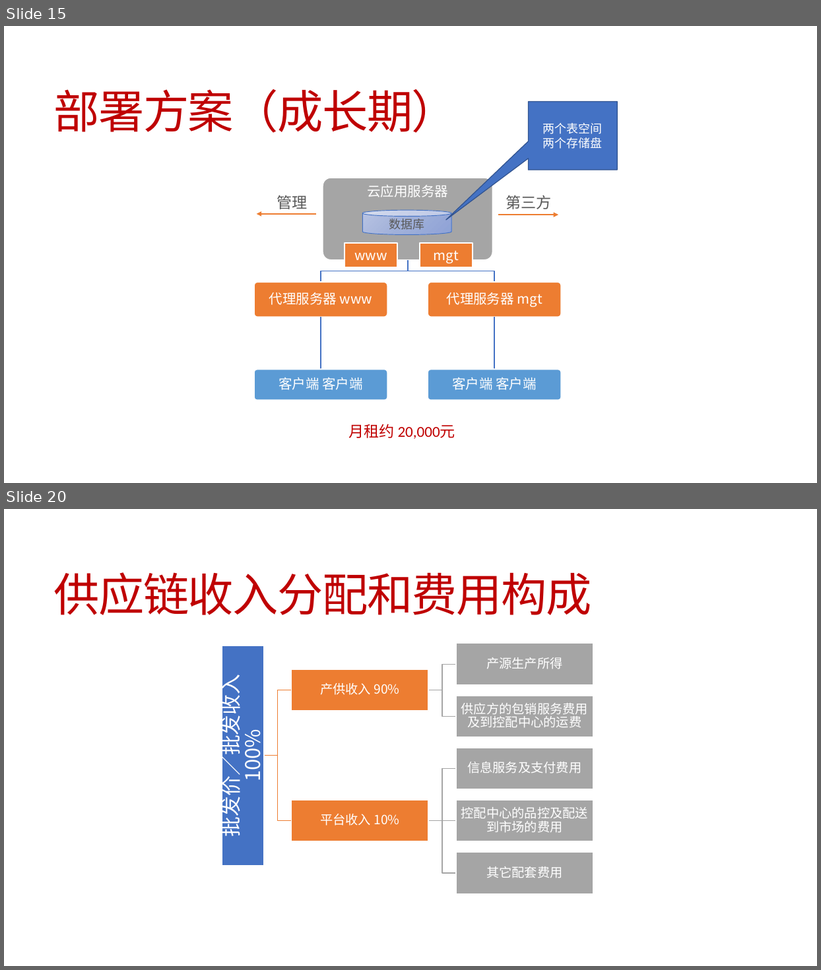
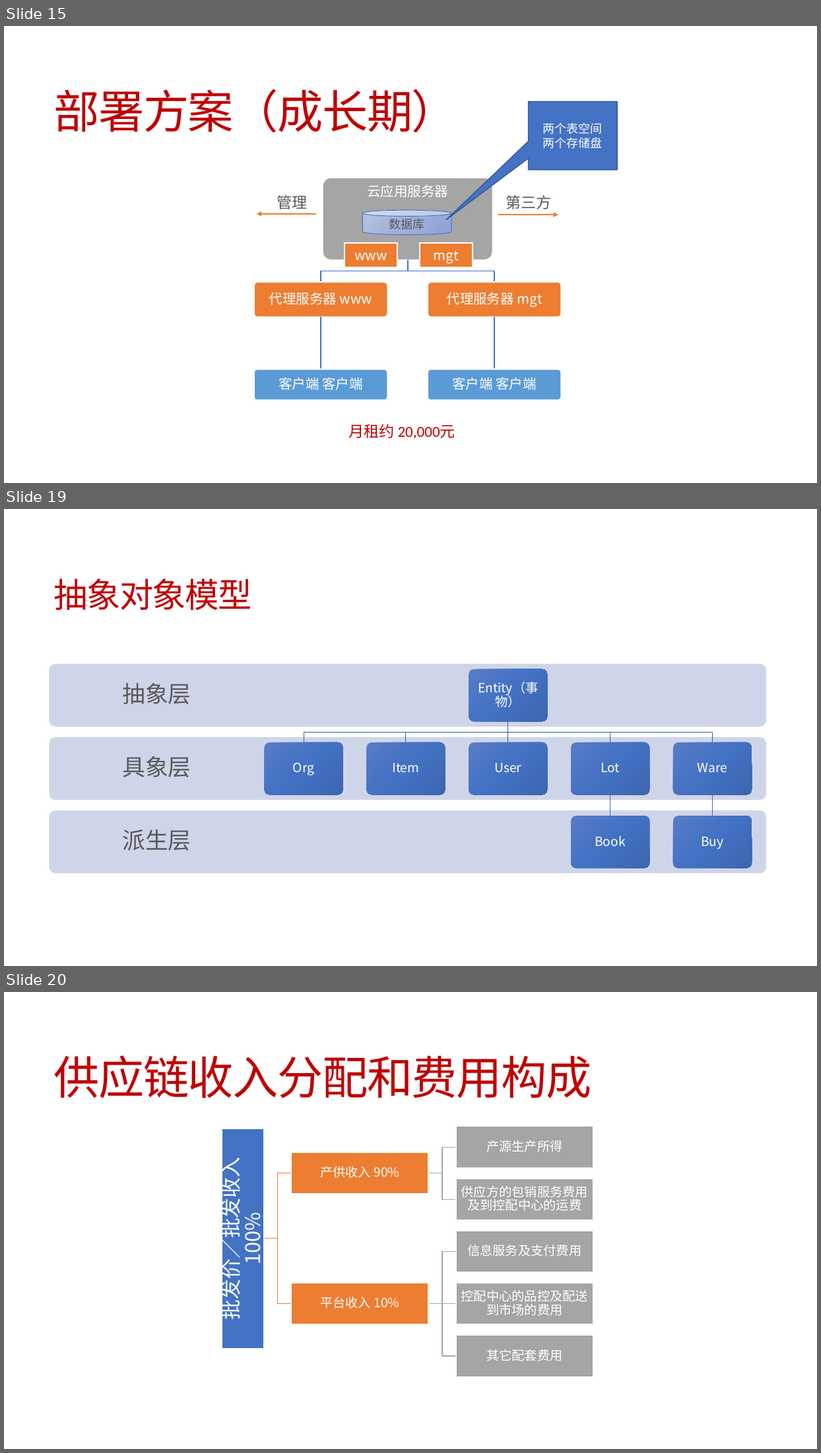
Before and after one commit to jzgi/chainsmart, a slide deck: Docs/品链供销平台.pptx. Shown one above the other, each under a label of ours: slides 15 and 20 before the commit, slides 15, 19 and 20 after it; the slides between them are not shown. The pictures are 821x970 and 821x1453 pixels, drawn with LibreOffice and Linux fonts; fonts in the diff are those of the drawing. Boxes give left, top, right and bottom in pixels: in the first picture for what was removed or moved away, otherwise in the second. Text is boxed around its words. In the diff, an @@ line names an element or a change of style, - is before the commit and + after.

```diff
--- a/Docs/品链供销平台.pptx
+++ b/Docs/品链供销平台.pptx
@@ slide 19 added at (4,509,817,966), background #FFFFFF @@
@@ title added at (54,578,252,610), 40 pt, text #BF0102 @@
+抽象对象模型
@@ group added at (49,664,766,874): 11 rounded rectangles, 11 texts, 7 freeform shapes @@
+派生层
+具象层
+抽象层
+Entity（事物）
+Org
+Item
+User
+Lot
+Book
+Ware
+Buy
```
Also in this commit, not shown: 6 slides changed, 1 other slide added, 1 slide removed, 34 other files.
